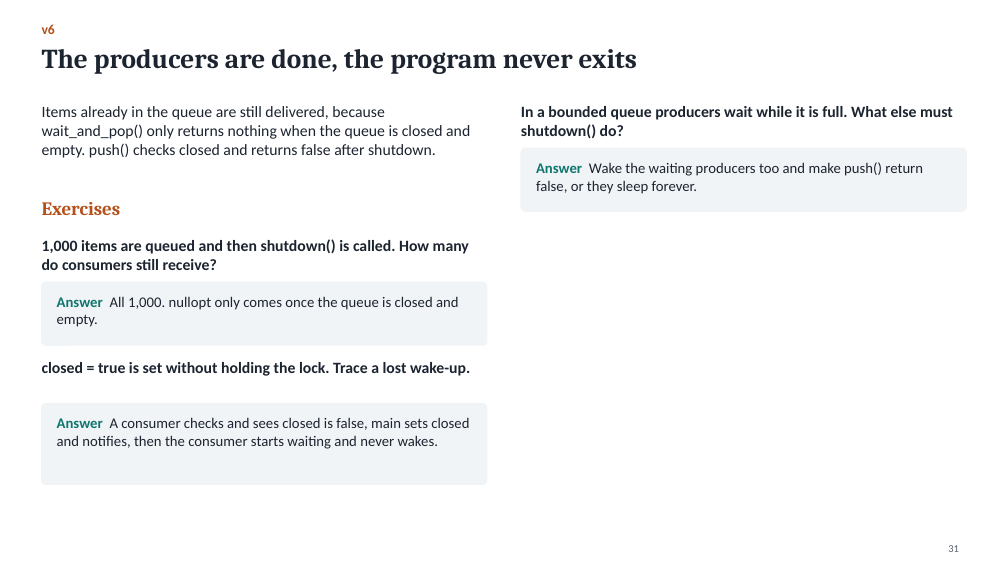
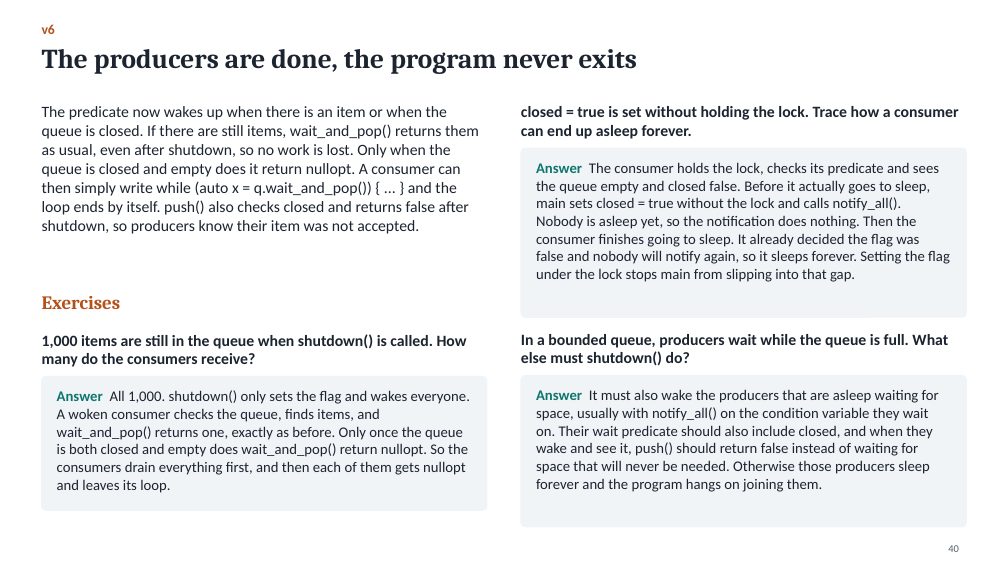
Before and after one commit to Kumarutkarsh9470/Project, a slide deck: slide 40 of Queue_Course.pptx (slide 31 before the commit). Drawn at 1008x567 pixels with LibreOffice and Linux fonts; fonts in the diff are those of the drawing. Boxes give left, top, right and bottom in pixels: in the first picture for what was removed or moved away, otherwise in the second. Text is boxed around its words. In the diff, an @@ line names an element or a change of style, - is before the commit and + after.

```diff
--- a/Queue_Course.pptx
+++ b/Queue_Course.pptx
@@ text at box(42, 106, 479, 234): text changed @@
-Items already in the queue are still delivered, because wait_and_pop() only returns nothing when the queue is closed and empty. push() checks closed and returns false after shutdown.
+The predicate now wakes up when there is an item or when the queue is closed. If there are still items, wait_and_pop() returns them as usual, even after shutdown, so no work is lost. Only when the queue is closed and empty does it return nullopt. A consumer can then simply write while (auto x = q.wait_and_pop()) { ... } and the loop ends by itself. push() also checks closed and returns false after shutdown, so producers know their item was not accepted.
@@ text at box(521, 106, 958, 139): text changed @@
-closed = true is set without holding the lock. Trace a lost wake-up.
+closed = true is set without holding the lock. Trace how a consumer can end up asleep forever.
@@ rounded rectangle: place and size @@
-rounded rectangle at box(42, 404, 487, 485)
+rounded rectangle at box(521, 148, 966, 318)
@@ text at box(536, 162, 950, 282): text changed @@
-Answer A consumer checks and sees closed is false, main sets closed and notifies, then the consumer starts waiting and never wakes.
+Answer The consumer holds the lock, checks its predicate and sees the queue empty and closed false. Before it actually goes to sleep, main sets closed = true without the lock and calls notify_all(). Nobody is asleep yet, so the notification does nothing. Then the consumer finishes going to sleep. It already decided the flag was false and nobody will notify again, so it sleeps forever. Setting the flag under the lock stops main from slipping into that gap.
@@ text "Exercises": place and size @@
-text "Exercises" at box(42, 202, 121, 215)
+text "Exercises" at box(42, 296, 121, 309)
@@ text at box(42, 334, 467, 367): text changed @@
-1,000 items are queued and then shutdown() is called. How many do consumers still receive?
+1,000 items are still in the queue when shutdown() is called. How many do the consumers receive?
@@ text at box(521, 334, 948, 365): text changed @@
-In a bounded queue producers wait while it is full. What else must shutdown() do?
+In a bounded queue, producers wait while the queue is full. What else must shutdown() do?
@@ rounded rectangle: place and size @@
-rounded rectangle at box(42, 282, 487, 346)
+rounded rectangle at box(42, 377, 487, 510)
@@ proportions changed in 3 elements at box(42, 377, 487, 510), box(521, 148, 966, 318), box(521, 376, 966, 527) @@
@@ rounded rectangle: place and size @@
-rounded rectangle at box(521, 148, 966, 212)
+rounded rectangle at box(521, 376, 966, 527)
@@ text at box(536, 389, 939, 492): text changed @@
-Answer Wake the waiting producers too and make push() return false, or they sleep forever.
+Answer It must also wake the producers that are asleep waiting for space, usually with notify_all() on the condition variable they wait on. Their wait predicate should also include closed, and when they wake and see it, push() should return false instead of waiting for space that will never be needed. Otherwise those producers sleep forever and the program hangs on joining them.
@@ text at box(57, 390, 470, 493): text changed @@
-Answer All 1,000. nullopt only comes once the queue is closed and empty.
+Answer All 1,000. shutdown() only sets the flag and wakes everyone. A woken consumer checks the queue, finds items, and wait_and_pop() returns one, exactly as before. Only once the queue is both closed and empty does wait_and_pop() return nullopt. So the consumers drain everything first, and then each of them gets nullopt and leaves its loop.
@@ page number at box(948, 545, 959, 552): text changed @@
-31
+40
```
Also in this commit, not shown: 49 other slides changed, 37 slides added, 14 slides removed, 5 other files.
